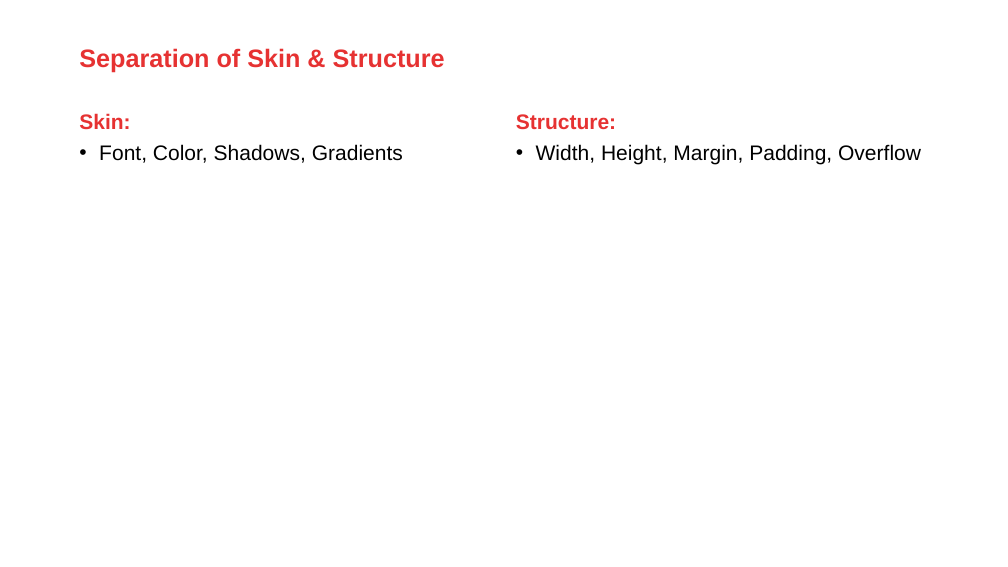
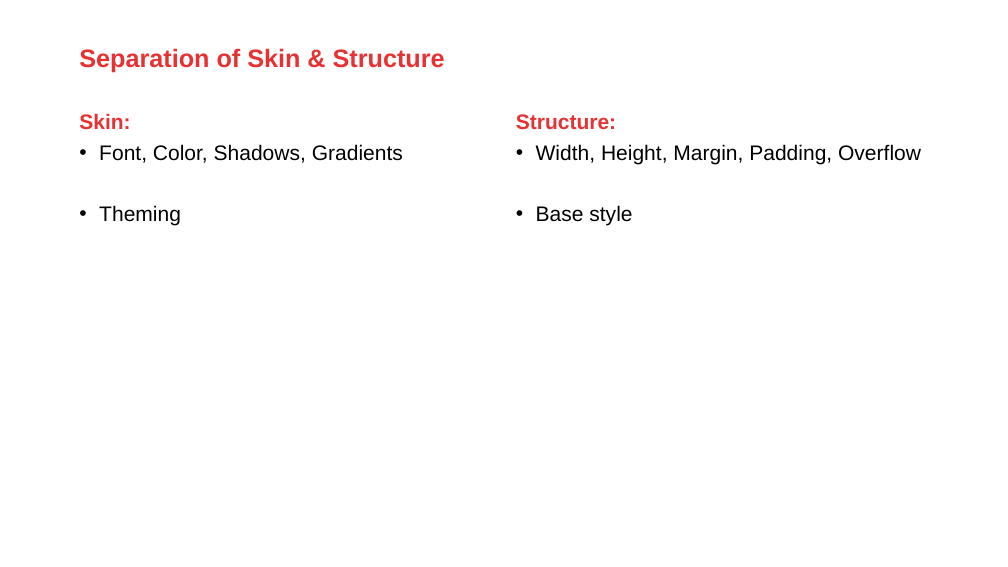
Before and after one commit to AMIS-Services/sig-css-architecture, a slide deck: slide 24 of SIG_CSS_Architecture.pptx. Drawn at 1008x567 pixels with LibreOffice and Linux fonts; fonts in the diff are those of the drawing; background and template pictures are left out. Boxes give left, top, right and bottom in pixels: in the first picture for what was removed or moved away, otherwise in the second. Text is boxed around its words. In the diff, an @@ line names an element or a change of style, - is before the commit and + after.

```diff
--- a/SIG_CSS_Architecture.pptx
+++ b/SIG_CSS_Architecture.pptx
@@ text at <box>99,205,181,225</box>: paragraph added @@
+• Theming
@@ text at <box>536,205,632,225</box>: paragraph added @@
+• Base style
```
Also in this commit, not shown: 5 other slides changed.
